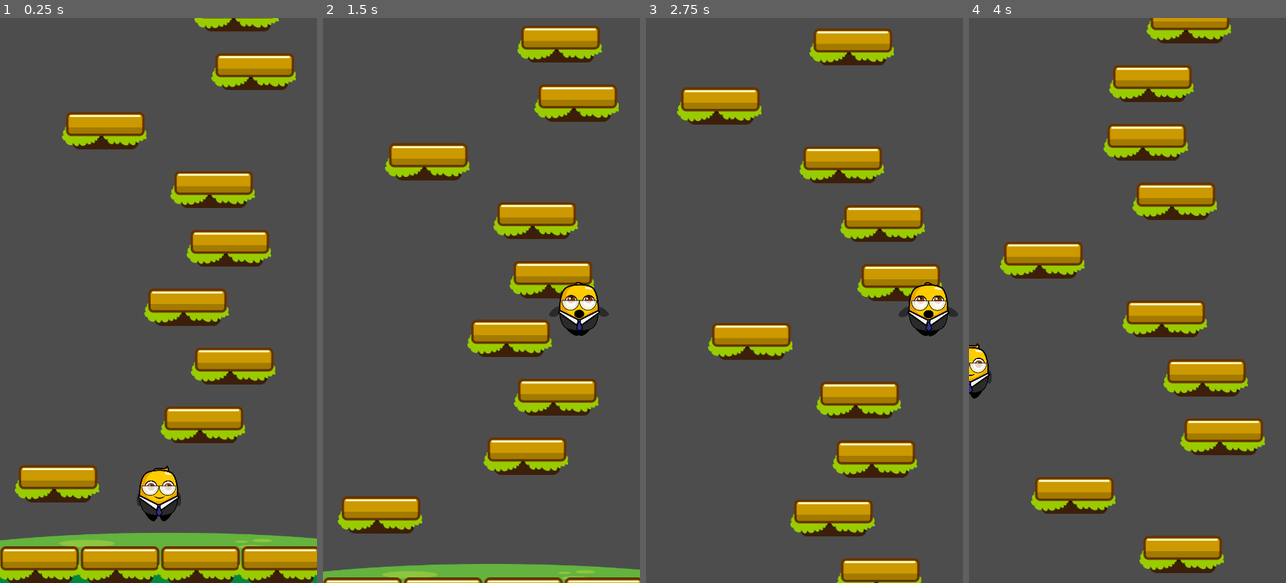
Above: before the commit, frames 1-4 (left to right).
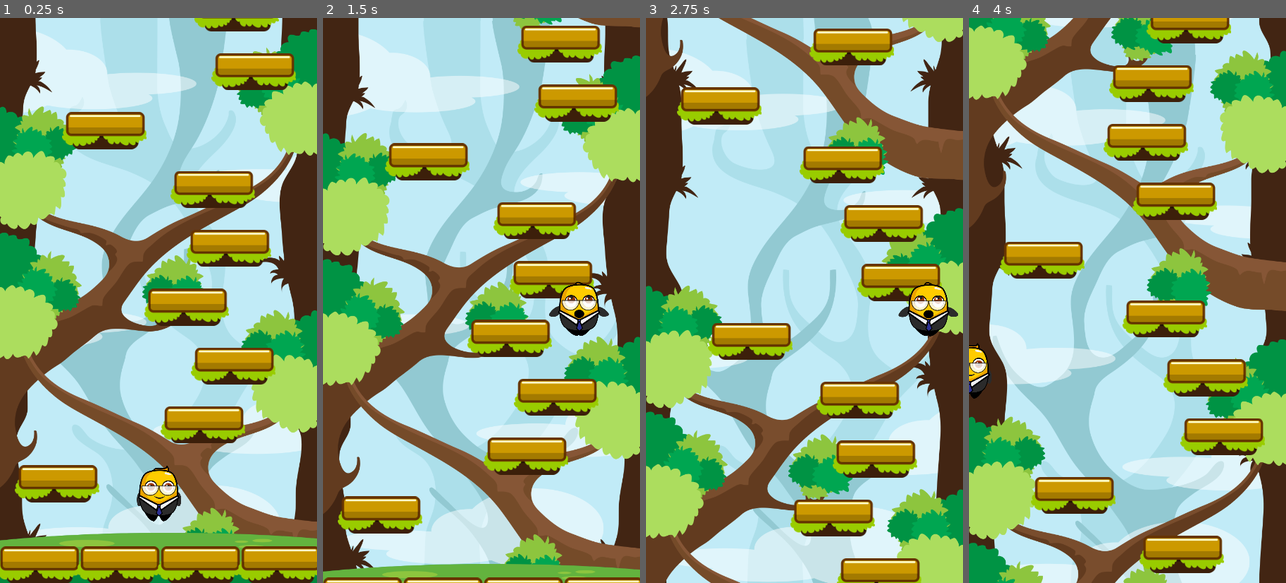
Above: after the commit, the same moments.

Repository: woliveira82/godot-mobile-jumper-jam-course
Game: Godot game, scene res://scenes/game.tscn
The game is run twice, just before and just after one commit, with the same random seed, the same clock (stepped at 60 frames per second) and the same inputs.
Inputs:
- Up to frame 1 (0.25 s): no input
- Up to frame 2 (1.5 s): hold D (move_right) 0.53-1.28 s; hold A (move_left) from 1.28 s (still down)
- Up to frame 3 (2.75 s): release A (move_left) at 2.03 s; hold D (move_right) from 2.03 s (still down)
- Up to frame 4 (4 s): release D (move_right) at 3.53 s; hold A (move_left) from 3.53 s (still down)

The runs differ from the first frame. In frame 1, 77% of the frame differs, in the area x 0-100%, y 0-93%; in frame 2, 82%; in frame 3, 84%; in frame 4, 84%, in the area x 0-100%, y 0-100%.

Commit message:
Section 2: Mobile Gameplay - Parallax Background

Diff:
--- a/scenes/game.tscn
+++ b/scenes/game.tscn
@@ -1,11 +1,37 @@
-[gd_scene load_steps=4 format=3 uid="uid://qpiemyl1eabk"]
+[gd_scene load_steps=7 format=3 uid="uid://qpiemyl1eabk"]
 
 [ext_resource type="Script" path="res://scripts/game.gd" id="1_0j51i"]
 [ext_resource type="Texture2D" uid="uid://r25643fxrfwc" path="res://assets/textures/bg/Ground.png" id="3_2ahgn"]
 [ext_resource type="PackedScene" uid="uid://bvyrj1araakkn" path="res://scenes/level_generator.tscn" id="3_8bgcd"]
+[ext_resource type="Texture2D" uid="uid://bo4y24oqddr17" path="res://assets/textures/bg/Layer1.png" id="4_ils48"]
+[ext_resource type="Texture2D" uid="uid://buapl8a5edxwc" path="res://assets/textures/bg/Layer2.png" id="5_2kvtn"]
+[ext_resource type="Texture2D" uid="uid://s3nmcbcjl5kw" path="res://assets/textures/bg/Layer3.png" id="6_rosdo"]
 
 [node name="Game" type="Node2D"]
 script = ExtResource("1_0j51i")
+
+[node name="ParallaxBackground" type="ParallaxBackground" parent="."]
+
+[node name="ParallaxLayer1" type="ParallaxLayer" parent="ParallaxBackground"]
+motion_scale = Vector2(0.1, 0.1)
+
+[node name="Sprite2D" type="Sprite2D" parent="ParallaxBackground/ParallaxLayer1"]
+texture = ExtResource("4_ils48")
+centered = false
+
+[node name="ParallaxLayer2" type="ParallaxLayer" parent="ParallaxBackground"]
+motion_scale = Vector2(0.5, 0.5)
+
+[node name="Sprite2D" type="Sprite2D" parent="ParallaxBackground/ParallaxLayer2"]
+texture = ExtResource("5_2kvtn")
+centered = false
+
+[node name="ParallaxLayer3" type="ParallaxLayer" parent="ParallaxBackground"]
+motion_scale = Vector2(0.85, 0.85)
+
+[node name="Sprite2D" type="Sprite2D" parent="ParallaxBackground/ParallaxLayer3"]
+texture = ExtResource("6_rosdo")
+centered = false
 
 [node name="LevelGenerator" parent="." instance=ExtResource("3_8bgcd")]
 
--- a/scripts/game.gd
+++ b/scripts/game.gd
@@ -6,19 +6,29 @@
 var camera = null
 var player: Player = null
 var player_spawn_position: Vector2
+var viewport_size: Vector2
+
 
 @onready var level_generator = $LevelGenerator
 @onready var ground_sprite = $GroundSprite
+@onready var parallax1 = $ParallaxBackground/ParallaxLayer1
+@onready var parallax2 = $ParallaxBackground/ParallaxLayer2
+@onready var parallax3 = $ParallaxBackground/ParallaxLayer3
 
 
 func _ready():
-	var viewport_size = get_viewport_rect().size
+	viewport_size = get_viewport_rect().size
 	var player_spawn_pos_y_offset = 135
 	player_spawn_position.x = viewport_size.x / 2
 	player_spawn_position.y = viewport_size.y - player_spawn_pos_y_offset
 
 	ground_sprite.global_position.x = viewport_size.x / 2
 	ground_sprite.global_position.y = viewport_size.y
+
+	setup_parallax_layer(parallax1)
+	setup_parallax_layer(parallax2)
+	setup_parallax_layer(parallax3)
+
 
 	new_game()
 
@@ -41,3 +51,19 @@
 
 	if player:
 		level_generator.setup(player)
+
+
+func get_parallax_sprite_scale(parallax_sprite: Sprite2D):
+	var parallax_texture = parallax_sprite.get_texture()
+	var parallax_texture_width = parallax_texture.get_width()
+	var _scale = viewport_size.x / parallax_texture_width
+	var result = Vector2(_scale, _scale)
+	return result
+
+
+func setup_parallax_layer(parallax_layer: ParallaxLayer):
+	var parallax_sprite = parallax_layer.find_child("Sprite2D")
+	if parallax_sprite:
+		parallax_sprite.scale = get_parallax_sprite_scale(parallax_sprite)
+		var my = parallax_sprite.scale.y * parallax_sprite.get_texture().get_height()
+		parallax_layer.motion_mirroring.y = my
